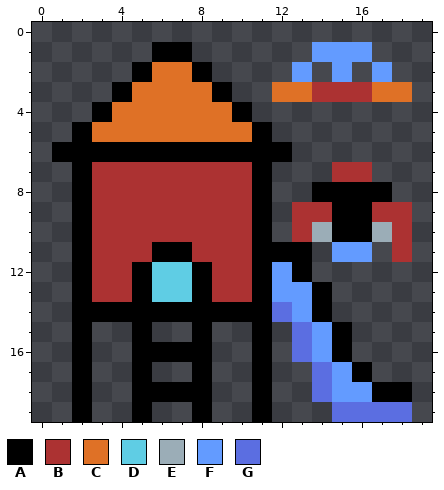
One commit to this pixel-art sprite: assets/play-build.png. The first picture shows the starting point.
The file is 20x20 pixels.
Palette (. is transparent): A #000000  B #ac3232  C #df7126  D #5fcde4  E #9badb7  F #639bff  G #5b6ee1
And afterwards:
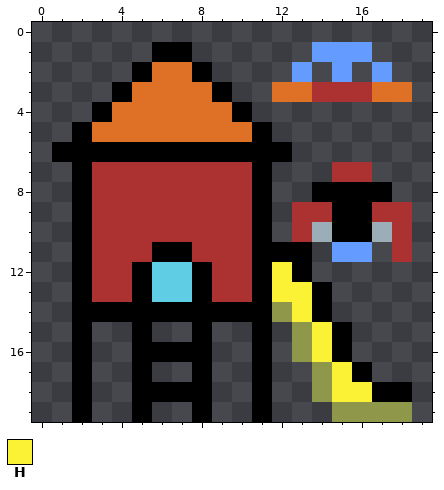
Colours new in this view: H #fbf236
Difference:
colour G: #5b6ee1 -> #8f974a
y 12: x 12 F -> H
y 13: x 12..13 FF -> HH
y 14: x 13 F -> H
y 15..16: x 14 F -> H
y 17: x 15 F -> H
y 18: x 15..16 FF -> HH
Where, in picture pixels (left, top, right, bottom), the same in both pictures:
changed: (272, 262, 412, 422)
